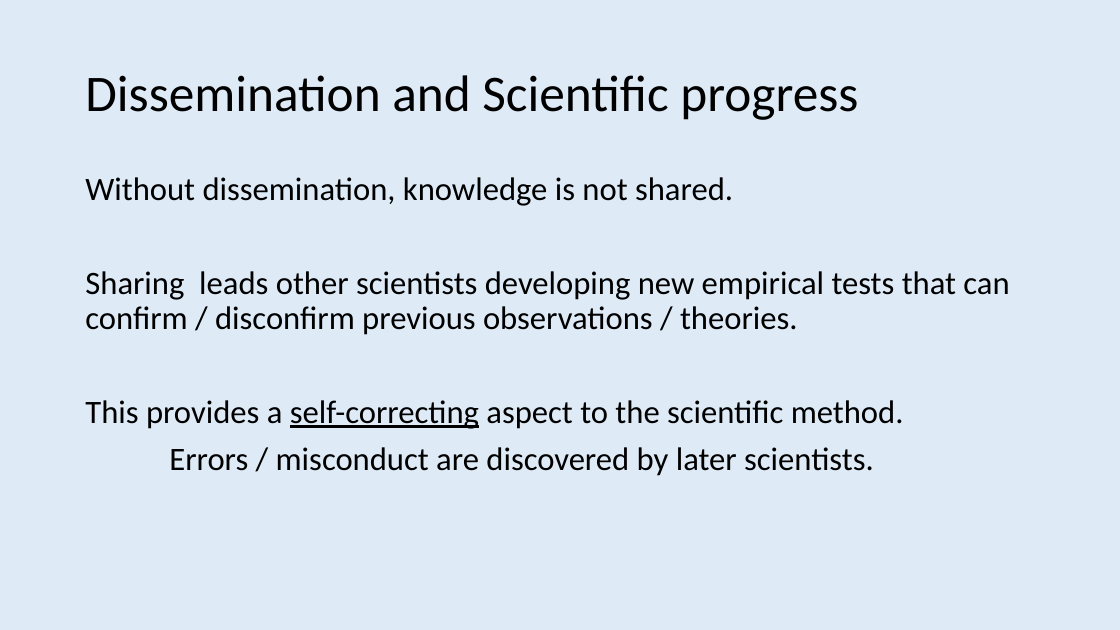
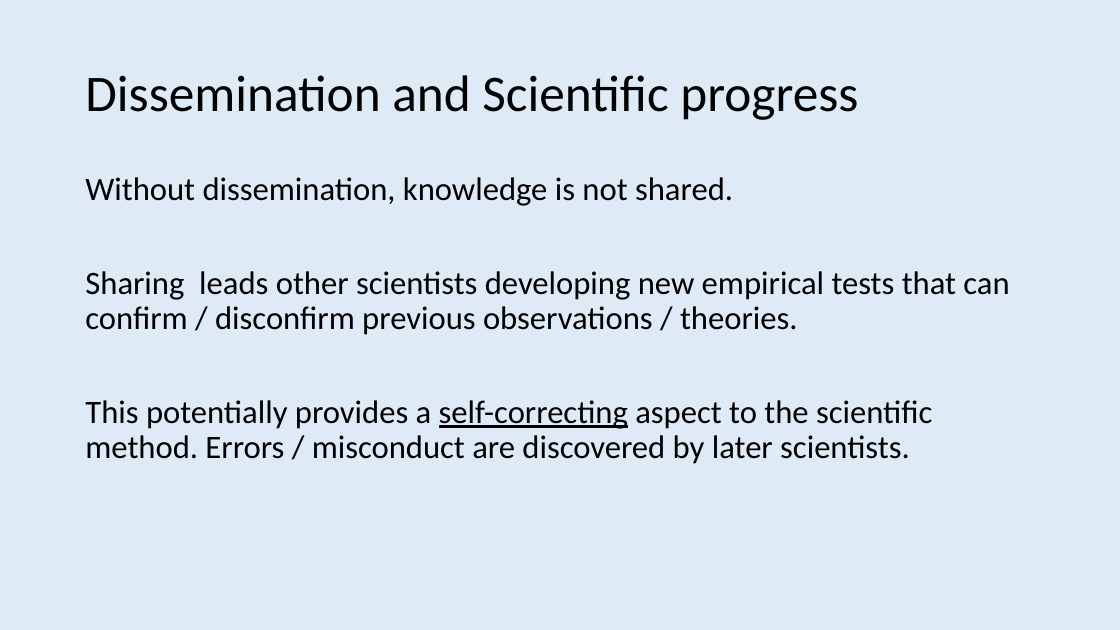
Before and after one commit to ajwills72/rmhealth-found, a slide deck: slide 18 of docs/science_truth_honesty.pptx. Drawn at 1120x630 pixels with LibreOffice and Linux fonts; fonts in the diff are those of the drawing. Boxes give left, top, right and bottom in pixels: in the first picture for what was removed or moved away, otherwise in the second. Text is boxed around its words. In the diff, an @@ line names an element or a change of style, - is before the commit and + after.

```diff
--- a/docs/science_truth_honesty.pptx
+++ b/docs/science_truth_honesty.pptx
@@ text at (85,400,932,464): text changed @@
-This provides a self-correcting aspect to the scientific method.
-Errors / misconduct are discovered by later scientists.
+This potentially provides a self-correcting aspect to the scientific method. Errors / misconduct are discovered by later scientists.
```
Also in this commit, not shown: 8 other slides changed, 7 other files.
